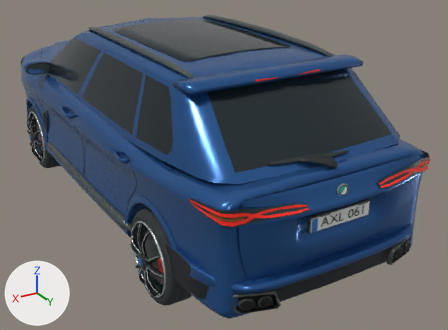
Renders of the glTF model vehicles/traffic_suv_blue.glb from each side of a commit.
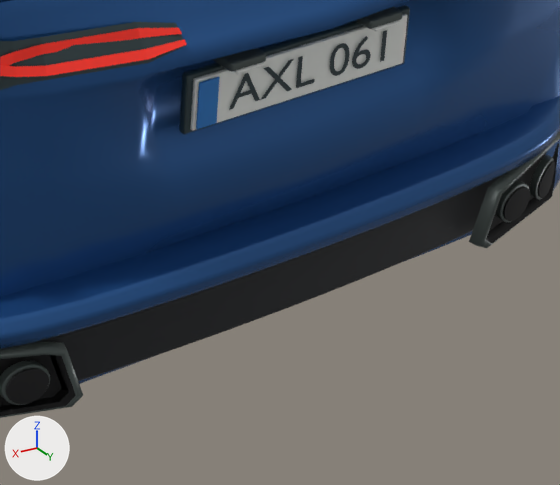
Each version appears first whole from a 50 mm camera at (2.49, 5.16, 2.82) aimed at (-0.33, 0.46, 0.46), and next in a close-up on the part from 58% to 92% of the width and 60% to 100% of the height. The axes (+X, +Y, +Z) are drawn at lower left. The lights are the same throughout. The first two pictures are the older version. Where no turn or scale is listed for an object, it has been applied to the vertices.

Names of what the first close-up shows: 'Exhaust bore.002', 'Exhaust surround', 'Exhaust surround.001', 'Lower ruby light guide.001', 'Plate frame', 'Registration AXL 061', 'Registration plate', 'Smoked rear lamp carrier.001', 'Split tailgate', 'Upper ruby light guide.001', 'Wraparound rear bumper', 'X5 M60i continuous sculpted body' and 10 more.
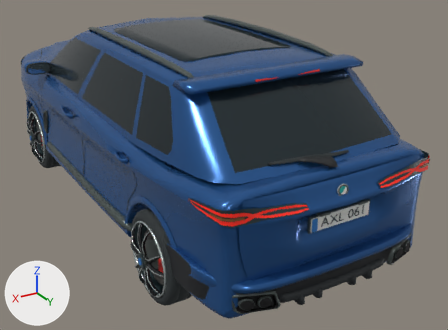
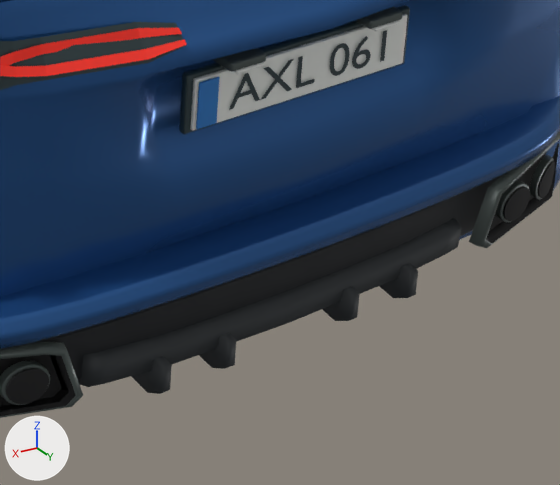
Commit message: Model a rear diffuser for the BWM SUV

The edits, one by one:
Material 'Textured rear diffuser.002' (mat_textured_rear_diffuser_002) is new.
Its base color is (0.025, 0.03, 0.034) (dark grey #2c3034).
Its metallic is 0.14.
Its roughness is 0.61.
Mesh me_rear_diffuser_strake_003 is new.
It has 10 vertices, 16 faces and spans x 0.285..0.308, y 2.314..2.517, z 0.343..0.426.
It uses material mat_textured_rear_diffuser_002 (dark grey #2c3034).
Mesh me_rear_diffuser_strake_002 is new.
It has 10 vertices, 16 faces and spans x 0.137..0.16, y 2.314..2.517, z 0.343..0.426.
It uses material mat_textured_rear_diffuser_002 (dark grey #2c3034).
Mesh me_rear_diffuser_strake_001 is new.
It has 10 vertices, 16 faces and spans x -0.16..-0.137, y 2.314..2.517, z 0.343..0.426.
It uses material mat_textured_rear_diffuser_002 (dark grey #2c3034).
Mesh me_rear_diffuser_strake is new.
It has 10 vertices, 16 faces and spans x -0.308..-0.285, y 2.314..2.517, z 0.343..0.426.
It uses material mat_textured_rear_diffuser_002 (dark grey #2c3034).
Mesh me_rear_diffuser_insert is new.
It has 42 vertices, 80 faces and spans x -0.445..0.445, y 2.27..2.501, z 0.368..0.47.
It uses material mat_textured_rear_diffuser_002 (dark grey #2c3034).
Object 'Rear diffuser strake.003' (ob_rear_diffuser_strake_003) is new; it shows me_rear_diffuser_strake_003.
Its location is (0.0, 0.0, 0.0).
Object 'Rear diffuser strake.002' (ob_rear_diffuser_strake_002) is new; it shows me_rear_diffuser_strake_002.
Its location is (0.0, 0.0, 0.0).
Object 'Rear diffuser strake.001' (ob_rear_diffuser_strake_001) is new; it shows me_rear_diffuser_strake_001.
Its location is (0.0, 0.0, 0.0).
Object 'Rear diffuser strake' (ob_rear_diffuser_strake) is new; it shows me_rear_diffuser_strake.
Its location is (0.0, 0.0, 0.0).
Object 'Rear diffuser insert' (ob_rear_diffuser_insert) is new; it shows me_rear_diffuser_insert.
Its location is (0.0, 0.0, 0.0).

Changed parts and their boxes (x1, y1, x2, y2) in the close-ups (560 x 485 px):
'Rear diffuser insert', added
    after: (78, 218, 462, 387)
'Rear diffuser strake.003', added
    after: (131, 356, 172, 394)
'Rear diffuser strake', added
    after: (379, 263, 418, 298)
'Rear diffuser strake.002', added
    after: (199, 333, 236, 369)
'Rear diffuser strake.001', added
    after: (322, 286, 360, 321)
